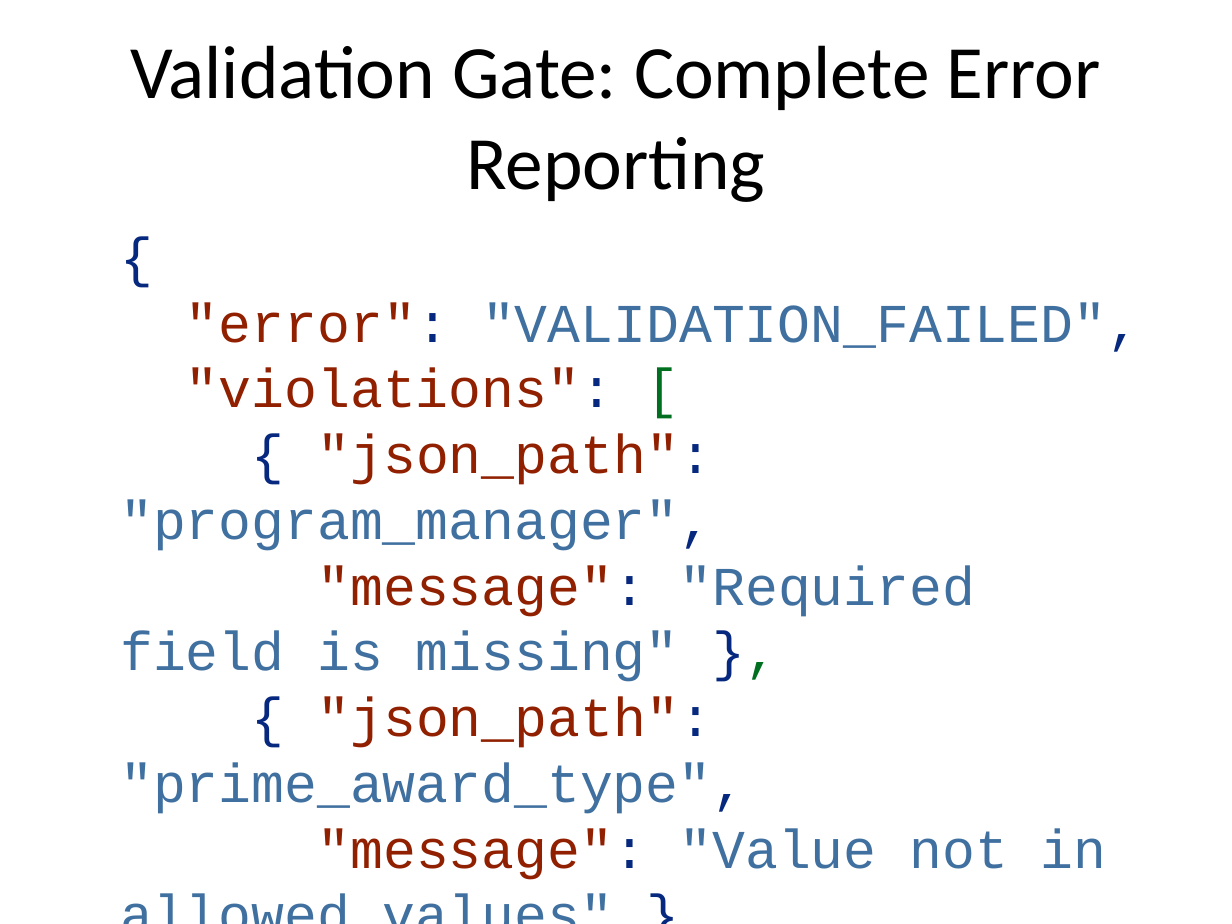
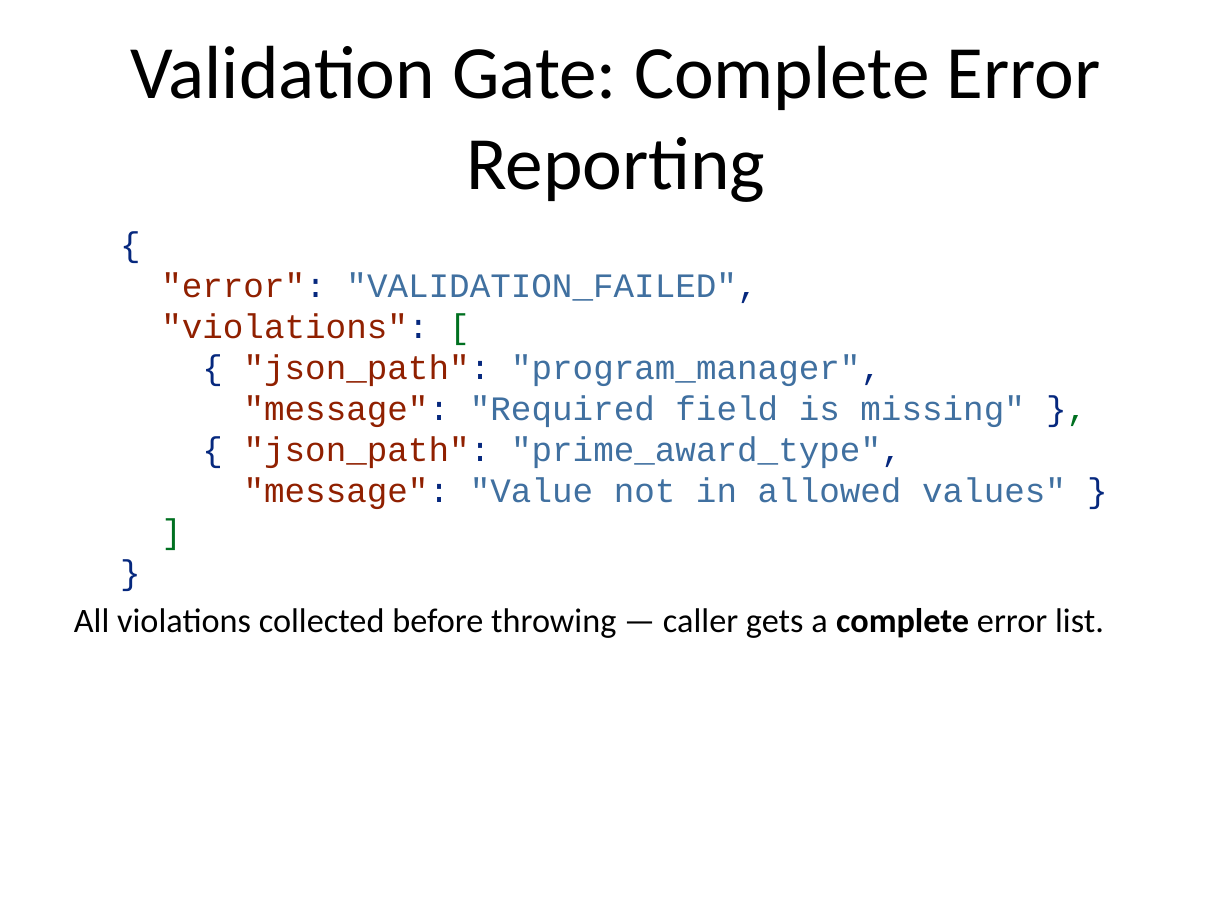
Before and after one commit to jphipps42/RJSF-POC, a slide deck: slide 12 of docs/TRANSFORMER_PIPELINE.pptx (slide 13 before the commit). Drawn at 1232x924 pixels with LibreOffice and Linux fonts; fonts in the diff are those of the drawing. Boxes give left, top, right and bottom in pixels: in the first picture for what was removed or moved away, otherwise in the second. Text is boxed around its words. In the diff, an @@ line names an element or a change of style, - is before the commit and + after.

```diff
--- a/docs/TRANSFORMER_PIPELINE.pptx
+++ b/docs/TRANSFORMER_PIPELINE.pptx
@@ text "{ "error": "VALIDATION_FAILED", "violations": [ ..." at <box>74,272,1104,638</box>: size 32 to 20 pt; less space between paragraphs @@
```
Also in this commit, not shown: 8 other slides changed, 1 slide removed, 41 other files.
